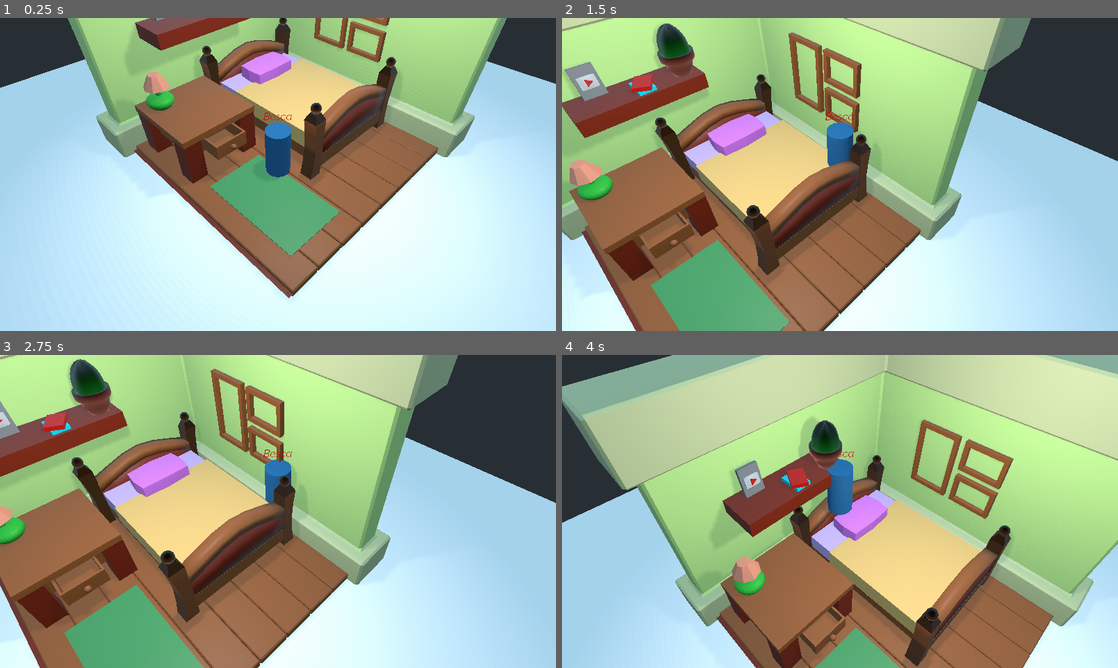
Above: before the commit, frames 1-4 (two rows, left to right).
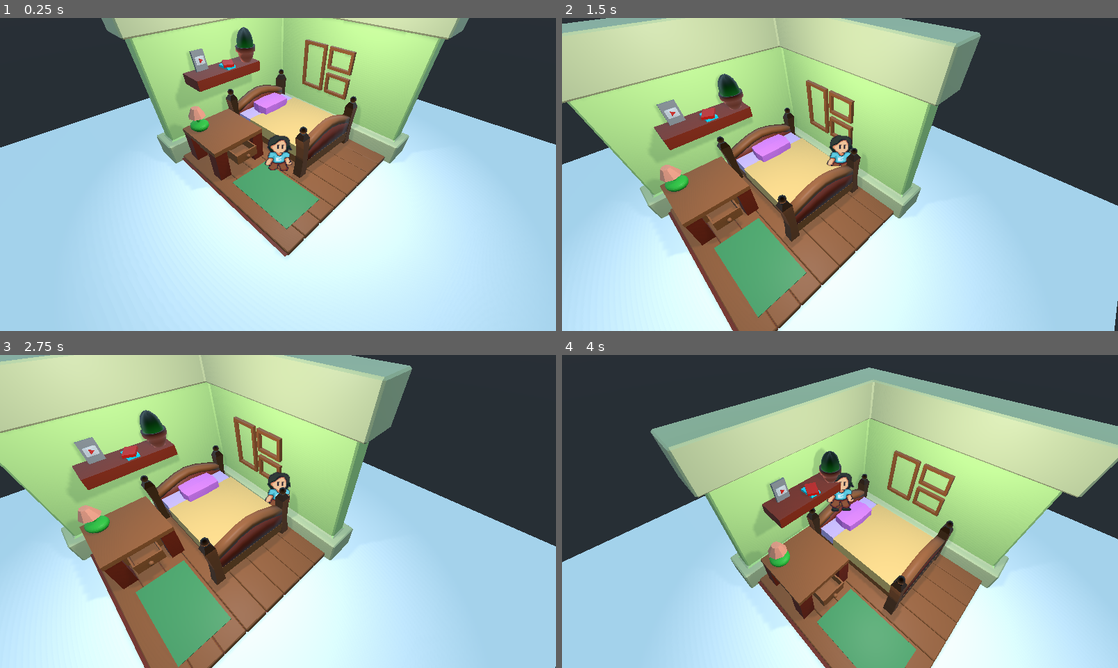
Above: after the commit, the same moments.

Repository: avsecam/aob
Game: Godot game, scene res://Scenes/Main.tscn
Two runs of this game, one before a commit and one after it. Both use one fixed random seed, a clock stepped at 60 frames per second and the inputs below.
Inputs:
- Up to frame 1 (0.25 s): no input
- Up to frame 2 (1.5 s): tap Enter (ui_accept) at 0.5, 0.77 s; hold Right (ui_right) 0.53-1.28 s; hold Shift (sprint) 0.53-1.28 s; hold Down (ui_down) from 1.28 s (still down); tap Shift (sprint) at 1.35 s
- Up to frame 3 (2.75 s): tap Enter (ui_accept) at 1.52 s; release Down (ui_down) at 2.03 s; hold Right (ui_right) from 2.03 s (still down); hold Shift (sprint) from 2.03 s (still down)
- Up to frame 4 (4 s): release Right (ui_right) at 2.78 s; release Shift (sprint) at 2.78 s; hold Up (ui_up) 2.78-3.53 s; tap Shift (sprint) at 2.85 s; tap Enter (ui_accept) at 3.02, 3.77 s; hold Left (ui_left) from 3.53 s (still down); hold Shift (sprint) from 3.53 s (still down)

The runs differ from the first frame. In frame 1, 58% of the frame differs, in the area x 0-100%, y 0-100%; in frame 2, 55%; in frame 3, 52%; in frame 4, 69%.

Commit message:
Add variable heroes in battle

Diff:
--- a/Scenes/AutoLoad/EncounterHandler.gd
+++ b/Scenes/AutoLoad/EncounterHandler.gd
@@ -1,15 +1,18 @@
 extends Node
 
 
-onready var overworld = GameData.main.get_node("Overworld")
+onready var overworld: Spatial = GameData.main.get_node("Overworld")
 
-var battleScene = preload("res://Scenes/Battle/Battle.tscn")
+var battleScene: Resource = preload("res://Scenes/Battle/Battle.tscn")
 
-const STEP_SIZE = 1
-var steps = 0 # counts the steps made by player
-var stepsTilEncounter = 0 # will be set to some number between minStepsForEncounter and maxStepsForEncounter
-var minStepsForEncounter = 50
-var maxStepsForEncounter = 100
+const STEP_SIZE: float = 1.0
+var steps: int = 0 # counts the steps made by player
+var stepsTilEncounter: int = 0 # will be set to some number between MIN_STEPS_TIL_ENCOUNTER and MAX_STEPS_TIL_ENCOUNTER
+const MIN_STEPS_TIL_ENCOUNTER: int = 50
+const MAX_STEPS_TIL_ENCOUNTER: int = 100
+
+# sample array of heroes and enemies
+var enemies: Array = ["Slime", "Large Rat", "Aria", "Quorralis"]
 
 
 func _ready():
@@ -29,8 +32,8 @@
 		_set_steps_til_encounter()
 
 
+# free world and player then add battle scene
 func _encounter():
-	# free world and player then add battle scene
 	for node in overworld.get_children():
 		node.queue_free()
 	GameData.main.add_child(battleScene.instance())
@@ -38,7 +41,7 @@
 
 func _set_steps_til_encounter():
 	randomize()
-	stepsTilEncounter = randi() % (maxStepsForEncounter - minStepsForEncounter) + minStepsForEncounter
+	stepsTilEncounter = randi() % (MAX_STEPS_TIL_ENCOUNTER - MIN_STEPS_TIL_ENCOUNTER) + MIN_STEPS_TIL_ENCOUNTER
 
 
 func _increment_step():
--- a/Scenes/AutoLoad/GameData.gd
+++ b/Scenes/AutoLoad/GameData.gd
@@ -1,7 +1,11 @@
 extends Node
 
 
-onready var main = get_node("/root/Main")
-onready var player = main.get_node("Overworld/Player")
+onready var main: Node = get_node("/root/Main")
+onready var player: KinematicBody = main.get_node("Overworld/Player")
 
-const playerScene = preload("res://Scenes/Character/Player.tscn")
+const playerScene: Resource = preload("res://Scenes/Character/Player.tscn")
+
+const enemyScenePath: String = "res://Scenes/Character/Enemy/Enemy.tscn"
+const heroScenePath: String = "res://Scenes/Character/Hero/Hero.tscn"
+const heroFolderPath: String = "res://Scenes/Character/Hero/"
--- a/Scenes/AutoLoad/PlayerData.gd
+++ b/Scenes/AutoLoad/PlayerData.gd
@@ -10,6 +10,27 @@
 var position: Vector3 # which x,y,z coordinate
 var rotation: Vector3
 
-var activeCharacter
+var leaderHero: CharacterStats
+var activeHeroes: Array = [] # Array of CharacterStats
+var heroesTest = [
+	"res://Scenes/Character/Hero/Eo.tres",
+	"res://Scenes/Character/Hero/Akune.tres",
+	"res://Scenes/Character/Hero/Klyne.tres",
+	"res://Scenes/Character/Hero/Elena.tres"
+]
 
 var inBattle: bool = false
+
+
+func _ready():
+	for hero in heroesTest:
+		add_hero(hero)
+	leaderHero = activeHeroes[0]
+
+
+## Add a hero to the heroes Array.
+## [code]hero[/code] is the Path to the hero CharacterStats.
+func add_hero(hero: String):
+	var newHero: CharacterStats = load(hero)
+	newHero.ready()
+	activeHeroes.append(newHero)
--- a/Scenes/Battle/Battle.gd
+++ b/Scenes/Battle/Battle.gd
@@ -1,8 +1,33 @@
 extends Spatial
+
+
+onready var heroPositions: Array = $Heroes.get_children()
+onready var enemyPositions: Array = $Enemies.get_children()
 
 
 func _ready():
 	PlayerData.inBattle = true
+	_add_participants()
+
+
+func _add_participants():
+	var combatCharacter: Spatial
+	var heroes: Array = PlayerData.activeHeroes
+	var enemies: Array = EncounterHandler.enemies
+	var i: int = 0
+	while i < heroes.size():
+		combatCharacter = load("res://Scenes/Character/CombatCharacter.tscn").instance()
+		combatCharacter.characterInfo = heroes[i]
+		combatCharacter.isHero = true
+		heroPositions[i].add_child(combatCharacter)
+		i += 1
+
+	i = 0
+	while i < enemies.size():
+		combatCharacter = load("res://Scenes/Character/CombatCharacter.tscn").instance()
+		combatCharacter.characterInfo = enemies[i]
+		enemyPositions[i].add_child(combatCharacter)
+		i += 1
 
 
 func _get_input():
--- a/Scenes/Battle/Battle.tscn
+++ b/Scenes/Battle/Battle.tscn
@@ -7,26 +7,6 @@
 
 [sub_resource type="CubeMesh" id=2]
 size = Vector3( 60, 2, 60 )
-
-[sub_resource type="CylinderShape" id=3]
-height = 10.0
-
-[sub_resource type="SpatialMaterial" id=4]
-albedo_color = Color( 0.160784, 0.494118, 0.623529, 1 )
-
-[sub_resource type="CylinderMesh" id=5]
-material = SubResource( 4 )
-top_radius = 2.0
-bottom_radius = 0.5
-height = 10.0
-
-[sub_resource type="SpatialMaterial" id=6]
-albedo_color = Color( 0.984314, 0.0627451, 0.0627451, 1 )
-
-[sub_resource type="CylinderMesh" id=7]
-material = SubResource( 6 )
-bottom_radius = 3.0
-height = 10.0
 
 [node name="Battle" type="Spatial"]
 script = ExtResource( 1 )
@@ -49,29 +29,35 @@
 mesh = SubResource( 2 )
 material/0 = null
 
-[node name="PlayerPosition" type="Position3D" parent="."]
+[node name="Heroes" type="Spatial" parent="."]
 transform = Transform( 1, 0, 0, 0, 1, 0, 0, 0, 1, 10.3045, 0, -0.122766 )
 
-[node name="Hero1" type="StaticBody" parent="PlayerPosition"]
+[node name="Hero1" type="Position3D" parent="Heroes"]
+transform = Transform( 1, 0, 0, 0, 1, 0, 0, 0, 1, 1.7361, 0, 2.09251 )
 
-[node name="CollisionShape" type="CollisionShape" parent="PlayerPosition/Hero1"]
-shape = SubResource( 3 )
+[node name="Hero2" type="Position3D" parent="Heroes"]
+transform = Transform( 1, 0, 0, 0, 1, 0, 0, 0, 1, -10.6087, 0, -7.15624 )
 
-[node name="MeshInstance" type="MeshInstance" parent="PlayerPosition/Hero1/CollisionShape"]
-mesh = SubResource( 5 )
-material/0 = null
+[node name="Hero3" type="Position3D" parent="Heroes"]
+transform = Transform( 1, 0, 0, 0, 1, 0, 0, 0, 1, 9.48861, 0, -5.54119 )
 
-[node name="EnemyPosition" type="Position3D" parent="."]
+[node name="Hero4" type="Position3D" parent="Heroes"]
+transform = Transform( 1, 0, 0, 0, 1, 0, 0, 0, 1, 0.661413, -1.90735e-06, -15.1953 )
+
+[node name="Enemies" type="Spatial" parent="."]
 transform = Transform( 1, 0, 0, 0, 1, 0, 0, 0, 1, 0.179176, -1.90735e-06, 9.27264 )
 
-[node name="Foe1" type="StaticBody" parent="EnemyPosition"]
+[node name="Enemy1" type="Position3D" parent="Enemies"]
+transform = Transform( 1, 0, 0, 0, 1, 0, 0, 0, 1, -0.643766, -1.90735e-06, -1.25651 )
 
-[node name="CollisionShape" type="CollisionShape" parent="EnemyPosition/Foe1"]
-shape = SubResource( 3 )
+[node name="Enemy2" type="Position3D" parent="Enemies"]
+transform = Transform( 1, 0, 0, 0, 1, 0, 0, 0, 1, -15.389, 0, 9.6223 )
 
-[node name="MeshInstance" type="MeshInstance" parent="EnemyPosition/Foe1/CollisionShape"]
-mesh = SubResource( 7 )
-material/0 = null
+[node name="Enemy3" type="Position3D" parent="Enemies"]
+transform = Transform( 1, 0, 0, 0, 1, 0, 0, 0, 1, -14.8922, 1.90735e-06, -1.25014 )
+
+[node name="Enemy4" type="Position3D" parent="Enemies"]
+transform = Transform( 1, 0, 0, 0, 1, 0, 0, 0, 1, -0.761061, 0, 8.86215 )
 
 [node name="Camera" type="Camera" parent="."]
-transform = Transform( 0.707107, -0.455228, 0.54108, 0, 0.765202, 0.64379, -0.707107, -0.455228, 0.54108, 16, 12.2312, 16 )
+transform = Transform( 0.707107, -0.40558, 0.579228, 0, 0.819152, 0.573577, -0.707107, -0.40558, 0.579228, 16.59, 17, 16.48 )
--- a/Scenes/Battle/HeroCombatInfo.tscn
+++ b/Scenes/Battle/CombatInfo.tscn
@@ -8,7 +8,7 @@
 [sub_resource type="StyleBoxFlat" id=2]
 bg_color = Color( 0.341176, 0.266667, 0.87451, 1 )
 
-[node name="HeroCombatInfo" type="Control"]
+[node name="CombatInfo" type="Control"]
 margin_right = 200.0
 margin_bottom = 100.0
 __meta__ = {
@@ -19,29 +19,33 @@
 anchor_right = 1.0
 anchor_bottom = 1.0
 color = Color( 0.0666667, 0.423529, 0.423529, 1 )
+__meta__ = {
+"_edit_use_anchors_": false
+}
 
 [node name="Container" type="CenterContainer" parent="."]
 anchor_right = 0.195
 anchor_bottom = 0.139
-margin_right = 0.399994
-margin_bottom = -0.0800095
+margin_right = 161.0
+margin_bottom = 69.1
 __meta__ = {
 "_edit_lock_": true,
 "_edit_use_anchors_": false
 }
 
 [node name="VBoxContainer" type="VBoxContainer" parent="Container"]
-margin_right = 200.0
+margin_left = 12.0
+margin_right = 187.0
 margin_bottom = 83.0
 __meta__ = {
 "_edit_lock_": true
 }
 
 [node name="Label" type="Label" parent="Container/VBoxContainer"]
-margin_right = 200.0
+margin_right = 175.0
 margin_bottom = 30.0
 custom_fonts/font = ExtResource( 1 )
-text = "Aguavera"
+text = "name"
 align = 1
 __meta__ = {
 "_edit_use_anchors_": false
@@ -49,22 +53,44 @@
 
 [node name="Health" type="ProgressBar" parent="Container/VBoxContainer"]
 margin_top = 34.0
-margin_right = 200.0
+margin_right = 175.0
 margin_bottom = 59.0
-rect_min_size = Vector2( 200, 25 )
+rect_min_size = Vector2( 175, 25 )
 custom_styles/fg = SubResource( 1 )
 value = 50.0
+percent_visible = false
 __meta__ = {
 "_edit_lock_": true
 }
 
+[node name="Label" type="Label" parent="Container/VBoxContainer/Health"]
+margin_right = 71.0
+margin_bottom = 25.0
+rect_min_size = Vector2( 175, 25 )
+align = 1
+valign = 1
+__meta__ = {
+"_edit_use_anchors_": false
+}
+
 [node name="Resource" type="ProgressBar" parent="Container/VBoxContainer"]
 margin_top = 63.0
-margin_right = 200.0
+margin_right = 175.0
 margin_bottom = 83.0
-rect_min_size = Vector2( 200, 20 )
+rect_min_size = Vector2( 175, 20 )
 custom_styles/fg = SubResource( 2 )
 value = 50.0
+percent_visible = false
 __meta__ = {
 "_edit_lock_": true
 }
+
+[node name="Label" type="Label" parent="Container/VBoxContainer/Resource"]
+margin_right = 175.0
+margin_bottom = 20.0
+rect_min_size = Vector2( 175, 20 )
+align = 1
+valign = 1
+__meta__ = {
+"_edit_use_anchors_": false
+}
--- /dev/null
+++ b/Scenes/Character/Character.gd
@@ -0,0 +1 @@
+extends Spatial
--- /dev/null
+++ b/Scenes/Character/CharacterStats.gd
@@ -0,0 +1,36 @@
+extends Resource
+class_name CharacterStats
+
+
+signal attack(target, damage) # damage = attackPhys with crit calculation
+signal defend()
+signal magic(spell) # spell may be a function (FuncRef)
+signal technique(tech) # same as above
+signal item(item) # same as above
+signal flee()
+
+export (String) var characterName
+
+# stats
+export var level: int
+export var maxHealth: int
+export var maxResource: int
+export var attackPhys: int
+export var attackElem: int
+export var defensePhys: int
+export var defenseElem: int
+export var resilience: int # resilience to debuffs
+export var speed: int # dictates turn order
+export var critMultiplier: float
+export var critChance: float
+
+var currentHealth: int
+var currentResource: int
+
+var statusEffects: Array = []
+
+func ready():
+	currentHealth = maxHealth
+	currentResource = maxResource
+
+# attack magic technique item defend flee
--- /dev/null
+++ b/Scenes/Character/CombatCharacter.gd
@@ -0,0 +1,27 @@
+extends Spatial
+
+
+onready var combatInfo: VBoxContainer = $Billboard/Viewport/CombatInfo/Container/VBoxContainer
+onready var characterName: Label = combatInfo.get_node("Label")
+onready var healthBar: ProgressBar = combatInfo.get_node("Health")
+onready var resourceBar: ProgressBar = combatInfo.get_node("Resource")
+
+var character: Spatial # Hero or Enemy node
+var characterInfo
+var isHero: bool = false
+
+
+func _ready():
+	if isHero:
+		characterName.text = characterInfo.characterName
+		healthBar.max_value = characterInfo.maxHealth
+		healthBar.value = characterInfo.currentHealth
+		healthBar.get_node("Label").text = "%d / %d" % [characterInfo.currentHealth, characterInfo.maxHealth]
+		resourceBar.max_value = characterInfo.maxResource
+		resourceBar.value = characterInfo.currentResource
+		resourceBar.get_node("Label").text = "%d / %d" % [characterInfo.currentResource, characterInfo.maxResource]
+		add_child(load("%s%s.tscn" % [GameData.heroFolderPath, characterInfo.characterName]).instance())
+	else:
+		characterName.text = characterInfo
+		add_child(load(GameData.enemyScenePath).instance())
+	character = get_child(1)
--- /dev/null
+++ b/Scenes/Character/CombatCharacter.tscn
@@ -0,0 +1,22 @@
+[gd_scene load_steps=5 format=2]
+
+[ext_resource path="res://Scenes/Utility/Billboard.tscn" type="PackedScene" id=2]
+[ext_resource path="res://Scenes/Character/CombatCharacter.gd" type="Script" id=3]
+[ext_resource path="res://Scenes/Battle/CombatInfo.tscn" type="PackedScene" id=4]
+
+[sub_resource type="ViewportTexture" id=1]
+viewport_path = NodePath("Billboard/Viewport")
+
+[node name="CombatCharacter" type="Spatial"]
+script = ExtResource( 3 )
+
+[node name="Billboard" parent="." instance=ExtResource( 2 )]
+transform = Transform( 1, 0, 0, 0, 1, 0, 0, 0, 1, 2, 1, 2 )
+
+[node name="CombatInfo" parent="Billboard/Viewport" index="0" instance=ExtResource( 4 )]
+
+[node name="Quad" parent="Billboard" index="1"]
+texture = SubResource( 1 )
+
+[editable path="Billboard"]
+[editable path="Billboard/Viewport/CombatInfo"]
--- /dev/null
+++ b/Scenes/Character/Enemy/Enemy.gd
@@ -0,0 +1 @@
+extends "res://Scenes/Character/Character.gd"
--- /dev/null
+++ b/Scenes/Character/Enemy/Enemy.tscn
@@ -0,0 +1,29 @@
+[gd_scene load_steps=11 format=2]
+
+[ext_resource path="res://Assets/Character/Placeholder/Placeholder7.png" type="Texture" id=1]
+[ext_resource path="res://Scenes/Character/Enemy/Enemy.gd" type="Script" id=2]
+[ext_resource path="res://Assets/Character/Placeholder/Placeholder1.png" type="Texture" id=3]
+[ext_resource path="res://Assets/Character/Placeholder/Placeholder2.png" type="Texture" id=4]
+[ext_resource path="res://Assets/Character/Placeholder/Placeholder5.png" type="Texture" id=5]
+[ext_resource path="res://Assets/Character/Placeholder/Placeholder4.png" type="Texture" id=6]
+[ext_resource path="res://Assets/Character/Placeholder/Placeholder8.png" type="Texture" id=7]
+[ext_resource path="res://Assets/Character/Placeholder/Placeholder3.png" type="Texture" id=8]
+[ext_resource path="res://Assets/Character/Placeholder/Placeholder6.png" type="Texture" id=9]
+
+[sub_resource type="SpriteFrames" id=1]
+animations = [ {
+"frames": [ ExtResource( 3 ), ExtResource( 4 ), ExtResource( 8 ), ExtResource( 6 ), ExtResource( 5 ), ExtResource( 9 ), ExtResource( 1 ), ExtResource( 7 ) ],
+"loop": true,
+"name": "default",
+"speed": 5.0
+} ]
+
+[node name="Enemy" type="Spatial"]
+script = ExtResource( 2 )
+
+[node name="Sprite" type="AnimatedSprite3D" parent="."]
+transform = Transform( 10, 0, 0, 0, 10, 0, 0, 0, 10, 0, 3, 0 )
+modulate = Color( 1, 0, 0, 1 )
+billboard = 2
+frames = SubResource( 1 )
+playing = true
--- /dev/null
+++ b/Scenes/Character/Hero/Akune.tres
@@ -0,0 +1,18 @@
+[gd_resource type="Resource" load_steps=2 format=2]
+
+[ext_resource path="res://Scenes/Character/CharacterStats.gd" type="Script" id=1]
+
+[resource]
+script = ExtResource( 1 )
+characterName = "Akune"
+level = 1
+maxHealth = 400
+maxResource = 30
+attackPhys = 30
+attackElem = 15
+defensePhys = 15
+defenseElem = 25
+resilience = 15
+speed = 30
+critMultiplier = 1.5
+critChance = 0.5
--- /dev/null
+++ b/Scenes/Character/Hero/Akune.tscn
@@ -0,0 +1,18 @@
+[gd_scene load_steps=4 format=2]
+
+[ext_resource path="res://Scenes/Character/Hero/Hero.tscn" type="PackedScene" id=1]
+[ext_resource path="res://Assets/Character/Heroes/Akune.png" type="Texture" id=2]
+
+[sub_resource type="SpriteFrames" id=1]
+animations = [ {
+"frames": [ ExtResource( 2 ) ],
+"loop": true,
+"name": "default",
+"speed": 5.0
+} ]
+
+[node name="Akune" instance=ExtResource( 1 )]
+spriteFrames = SubResource( 1 )
+
+[node name="Sprite" parent="." index="0"]
+frame = 0
--- /dev/null
+++ b/Scenes/Character/Hero/Elena.tres
@@ -0,0 +1,18 @@
+[gd_resource type="Resource" load_steps=2 format=2]
+
+[ext_resource path="res://Scenes/Character/CharacterStats.gd" type="Script" id=1]
+
+[resource]
+script = ExtResource( 1 )
+characterName = "Elena"
+level = 1
+maxHealth = 350
+maxResource = 40
+attackPhys = 25
+attackElem = 20
+defensePhys = 10
+defenseElem = 25
+resilience = 20
+speed = 15
+critMultiplier = 1.35
+critChance = 0.4
--- /dev/null
+++ b/Scenes/Character/Hero/Elena.tscn
@@ -0,0 +1,18 @@
+[gd_scene load_steps=4 format=2]
+
+[ext_resource path="res://Scenes/Character/Hero/Hero.tscn" type="PackedScene" id=1]
+[ext_resource path="res://Assets/Character/Heroes/Elena.png" type="Texture" id=2]
+
+[sub_resource type="SpriteFrames" id=1]
+animations = [ {
+"frames": [ ExtResource( 2 ) ],
+"loop": true,
+"name": "default",
+"speed": 5.0
+} ]
+
+[node name="Elena" instance=ExtResource( 1 )]
+spriteFrames = SubResource( 1 )
+
+[node name="Sprite" parent="." index="0"]
+frame = 1
--- /dev/null
+++ b/Scenes/Character/Hero/Eo.tres
@@ -0,0 +1,18 @@
+[gd_resource type="Resource" load_steps=2 format=2]
+
+[ext_resource path="res://Scenes/Character/CharacterStats.gd" type="Script" id=1]
+
+[resource]
+script = ExtResource( 1 )
+characterName = "Eo"
+level = 1
+maxHealth = 300
+maxResource = 75
+attackPhys = 15
+attackElem = 40
+defensePhys = 20
+defenseElem = 25
+resilience = 15
+speed = 20
+critMultiplier = 1.1
+critChance = 0.2
--- /dev/null
+++ b/Scenes/Character/Hero/Eo.tscn
@@ -0,0 +1,15 @@
+[gd_scene load_steps=4 format=2]
+
+[ext_resource path="res://Scenes/Character/Hero/Hero.tscn" type="PackedScene" id=1]
+[ext_resource path="res://Assets/Character/Heroes/Eo.png" type="Texture" id=2]
+
+[sub_resource type="SpriteFrames" id=1]
+animations = [ {
+"frames": [ ExtResource( 2 ) ],
+"loop": true,
+"name": "default",
+"speed": 5.0
+} ]
+
+[node name="Eo" instance=ExtResource( 1 )]
+spriteFrames = SubResource( 1 )
--- /dev/null
+++ b/Scenes/Character/Hero/Hero.gd
@@ -0,0 +1,10 @@
+extends Spatial
+
+
+onready var sprite: AnimatedSprite3D = $Sprite
+
+export var spriteFrames: SpriteFrames
+
+
+func _ready():
+	sprite.frames = spriteFrames if spriteFrames != null else sprite.frames
--- /dev/null
+++ b/Scenes/Character/Hero/Hero.tscn
@@ -0,0 +1,29 @@
+[gd_scene load_steps=11 format=2]
+
+[ext_resource path="res://Assets/Character/Placeholder/Placeholder7.png" type="Texture" id=1]
+[ext_resource path="res://Assets/Character/Placeholder/Placeholder2.png" type="Texture" id=2]
+[ext_resource path="res://Assets/Character/Placeholder/Placeholder5.png" type="Texture" id=3]
+[ext_resource path="res://Assets/Character/Placeholder/Placeholder8.png" type="Texture" id=4]
+[ext_resource path="res://Assets/Character/Placeholder/Placeholder6.png" type="Texture" id=5]
+[ext_resource path="res://Assets/Character/Placeholder/Placeholder3.png" type="Texture" id=6]
+[ext_resource path="res://Assets/Character/Placeholder/Placeholder1.png" type="Texture" id=7]
+[ext_resource path="res://Assets/Character/Placeholder/Placeholder4.png" type="Texture" id=8]
+[ext_resource path="res://Scenes/Character/Hero/Hero.gd" type="Script" id=9]
+
+[sub_resource type="SpriteFrames" id=1]
+animations = [ {
+"frames": [ ExtResource( 7 ), ExtResource( 2 ), ExtResource( 6 ), ExtResource( 8 ), ExtResource( 3 ), ExtResource( 5 ), ExtResource( 1 ), ExtResource( 4 ) ],
+"loop": true,
+"name": "default",
+"speed": 5.0
+} ]
+
+[node name="Hero" type="Spatial"]
+script = ExtResource( 9 )
+
+[node name="Sprite" type="AnimatedSprite3D" parent="."]
+transform = Transform( 10, 0, 0, 0, 10, 0, 0, 0, 10, 0, 3, 0 )
+billboard = 2
+frames = SubResource( 1 )
+frame = 6
+playing = true
--- /dev/null
+++ b/Scenes/Character/Hero/Klyne.tres
@@ -0,0 +1,18 @@
+[gd_resource type="Resource" load_steps=2 format=2]
+
+[ext_resource path="res://Scenes/Character/CharacterStats.gd" type="Script" id=1]
+
+[resource]
+script = ExtResource( 1 )
+characterName = "Klyne"
+level = 1
+maxHealth = 500
+maxResource = 10
+attackPhys = 20
+attackElem = 10
+defensePhys = 30
+defenseElem = 30
+resilience = 20
+speed = 15
+critMultiplier = 1.1
+critChance = 0.2
--- /dev/null
+++ b/Scenes/Character/Hero/Klyne.tscn
@@ -0,0 +1,18 @@
+[gd_scene load_steps=4 format=2]
+
+[ext_resource path="res://Scenes/Character/Hero/Hero.tscn" type="PackedScene" id=1]
+[ext_resource path="res://Assets/Character/Heroes/Klyne.png" type="Texture" id=2]
+
+[sub_resource type="SpriteFrames" id=1]
+animations = [ {
+"frames": [ ExtResource( 2 ) ],
+"loop": true,
+"name": "default",
+"speed": 5.0
+} ]
+
+[node name="Klyne" instance=ExtResource( 1 )]
+spriteFrames = SubResource( 1 )
+
+[node name="Sprite" parent="." index="0"]
+frame = 7
--- a/Scenes/Character/Player.gd
+++ b/Scenes/Character/Player.gd
@@ -3,29 +3,26 @@
 
 signal step()
 
-var distanceTraveled = 0 # should reset to 0 when it reaches EncounterHandler.STEP_SIZE
-var currentPosition
-var lastPosition
+var distanceTraveled: float = 0 # should reset to 0 when it reaches EncounterHandler.STEP_SIZE
+var currentPosition: Vector3
+var lastPosition: Vector3
 
-var velocity = Vector3()
+var velocity: Vector3 = Vector3()
 
-onready var nameplate = $Nameplate/Viewport.get_child(0)
 
 func _ready():
 	$Camera.look_at(translation, Vector3.UP)
 
 	currentPosition = translation
 	lastPosition = translation
+	_set_leader_hero()
 
 	connect("step", EncounterHandler, "_increment_step")
-
-	# set nameplate
-	nameplate.characterName = "Besca"
 
 
 func _get_input():
 	# ground movement
-	var direction = Vector3()
+	var direction: Vector3 = Vector3()
 	if Input.is_action_pressed("ui_up"):
 		direction += Vector3(-1, 0, -1).normalized()
 	if Input.is_action_pressed("ui_down"):
@@ -76,3 +73,8 @@
 	if distanceTraveled >= EncounterHandler.STEP_SIZE:
 		distanceTraveled = 0
 		emit_signal("step")
+
+
+func _set_leader_hero():
+	var leaderHero: Spatial = load("%s%s.tscn" % [GameData.heroFolderPath, PlayerData.leaderHero.characterName]).instance()
+	add_child(leaderHero)
--- a/Scenes/Character/Player.tscn
+++ b/Scenes/Character/Player.tscn
@@ -1,16 +1,9 @@
-[gd_scene load_steps=6 format=2]
+[gd_scene load_steps=3 format=2]
 
 [ext_resource path="res://Scenes/Character/Player.gd" type="Script" id=2]
-[ext_resource path="res://Scenes/Utility/Billboard.tscn" type="PackedScene" id=3]
 
 [sub_resource type="CylinderShape" id=1]
 height = 4.0
-
-[sub_resource type="CylinderMesh" id=2]
-height = 4.0
-
-[sub_resource type="SpatialMaterial" id=3]
-albedo_color = Color( 0.133333, 0.403922, 0.6, 1 )
 
 [node name="Player" type="KinematicBody"]
 transform = Transform( 0.707107, 0, 0.707107, 0, 1, 0, -0.707107, 0, 0.707107, 0, 0, 0 )
@@ -20,20 +13,11 @@
 "_edit_group_": true
 }
 
-[node name="Nameplate" parent="." instance=ExtResource( 3 )]
-transform = Transform( 1, 0, 0, 0, 1, 0, 0, 0, 1, 0, 5.89785, 0 )
-guiPath = "res://Scenes/Utility/Nameplate.tscn"
-
 [node name="CollisionShape" type="CollisionShape" parent="."]
 transform = Transform( 1, 0, 0, 0, 1, 0, 0, 0, 1, 0, 2.65776, 0 )
 shape = SubResource( 1 )
 
-[node name="MeshInstance" type="MeshInstance" parent="."]
-transform = Transform( 1, 0, 0, 0, 1, 0, 0, 0, 1, 0, 2.62475, 0 )
-mesh = SubResource( 2 )
-material/0 = SubResource( 3 )
-
 [node name="Camera" type="Camera" parent="."]
-transform = Transform( 1, 0, 0, 0, 1, 0, 0, 0, 1, 0, 20, 19.799 )
+transform = Transform( 1, 0, 0, 0, 0.76573, 0.643162, 0, -0.643162, 0.76573, 0, 20, 19.799 )
 current = true
-fov = 50.0
+size = 25.0
--- a/Scenes/Overworld/Overworld.gd
+++ b/Scenes/Overworld/Overworld.gd
@@ -1,7 +1,7 @@
 extends Spatial
 
 
-onready var world = $World
+onready var world: Spatial = $World
 
 
 func _ready():
--- a/Scenes/Utility/Billboard.gd
+++ b/Scenes/Utility/Billboard.gd
@@ -1,22 +1,22 @@
 extends Spatial
 
 
-export (String) var guiPath
-onready var viewport = $Viewport
-var gui # holds the control node
-onready var quad = $Quad # use quad's texture to render gui
+export var renderPath: String = ""
+onready var viewport: Viewport = $Viewport
+onready var quad: Sprite3D = $Quad # use quad's texture to render gui
+var gui: Control # holds the control node
 
 
-func _ready():
-	viewport.add_child(load(guiPath).instance())
-	gui = $Viewport.get_child(0)
-
-	_render()
+func _physics_process(_delta):
+	if renderPath != "" and !$Viewport.get_child(0):
+		viewport.add_child(load(renderPath).instance())
+		gui = $Viewport.get_child(0)
+		_render()
 
 
 # render the gui to the quad
 func _render():
-	var guiSize = gui.rect_size
+	var guiSize: Vector2 = gui.rect_size
 
 	viewport.size = guiSize
 
--- a/Scenes/Utility/Nameplate.gd
+++ b/Scenes/Utility/Nameplate.gd
@@ -1,8 +1,8 @@
 extends Control
 
 
-export (String) var characterName
-onready var label = $Label
+export var characterName: String
+onready var label: Label = $Label
 
 
 func _physics_process(_delta):
--- a/project.godot
+++ b/project.godot
@@ -7,6 +7,16 @@
 ;   param=value ; assign values to parameters
 
 config_version=4
+
+_global_script_classes=[ {
+"base": "Resource",
+"class": "CharacterStats",
+"language": "GDScript",
+"path": "res://Scenes/Character/CharacterStats.gd"
+} ]
+_global_script_class_icons={
+"CharacterStats": ""
+}
 
 [application]
 
Binary file added: Assets/Character/Heroes/Akune.png
Not shown, added: Assets/Character/Heroes/Akune.png.import
Binary file added: Assets/Character/Heroes/Elena.png
Not shown, added: Assets/Character/Heroes/Elena.png.import
Binary file added: Assets/Character/Heroes/Eo.png
Not shown, added: Assets/Character/Heroes/Eo.png.import
Binary file added: Assets/Character/Heroes/Klyne.png
Not shown, added: Assets/Character/Heroes/Klyne.png.import
Binary file added: Assets/Character/Placeholder/Placeholder1.png
Not shown, added: Assets/Character/Placeholder/Placeholder1.png.import
Binary file added: Assets/Character/Placeholder/Placeholder2.png
Not shown, added: Assets/Character/Placeholder/Placeholder2.png.import
(and 13 more such lines)
